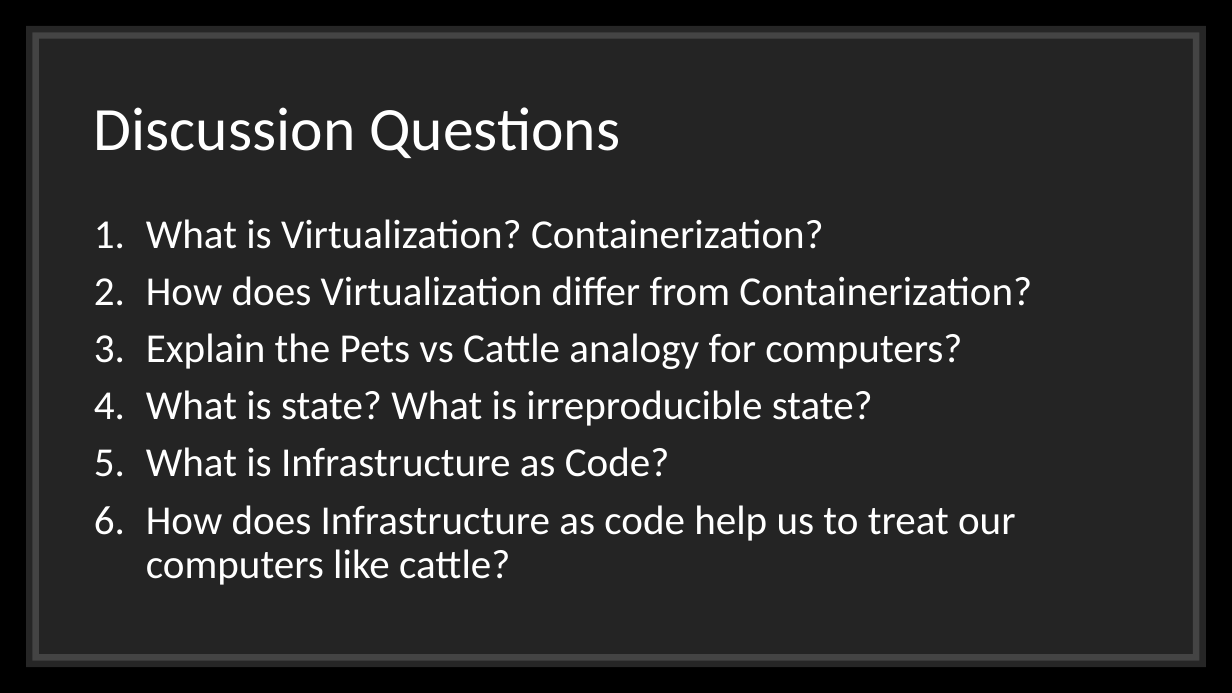
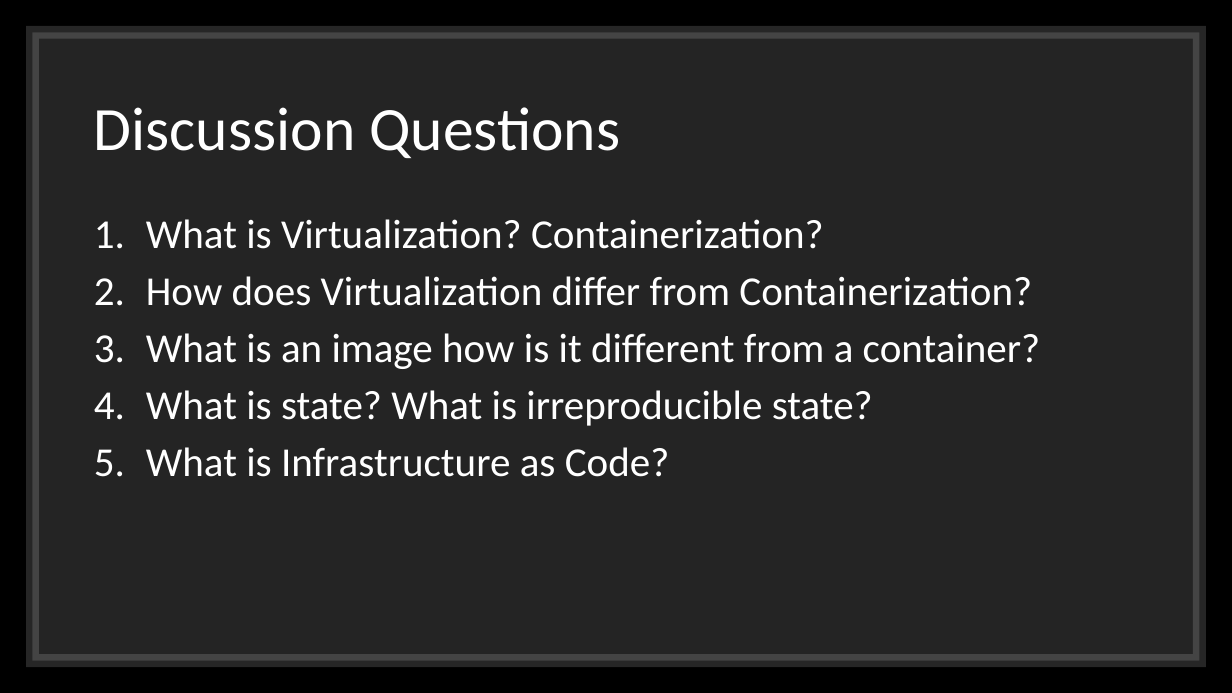
Before and after one commit to orstewar/ist346-content, a slide deck: slide 3 of content/06-virtualization-and-containerization.pptx. Drawn at 1232x693 pixels with LibreOffice and Linux fonts; fonts in the diff are those of the drawing. Boxes give left, top, right and bottom in pixels: in the first picture for what was removed or moved away, otherwise in the second. Text is boxed around its words. In the diff, an @@ line names an element or a change of style, - is before the commit and + after.

```diff
--- a/content/06-virtualization-and-containerization.pptx
+++ b/content/06-virtualization-and-containerization.pptx
@@ text at (146,333,1041,369): text changed @@
-3. Explain the Pets vs Cattle analogy for computers?
+3. What is an image how is it different from a container?
@@ text at (146,505,1015,585): paragraph removed @@
-6. How does Infrastructure as code help us to treat our computers like cattle?
```
Also in this commit, not shown: 4 other slides changed, 5 slides added, 3 slides removed, 15 other files.
